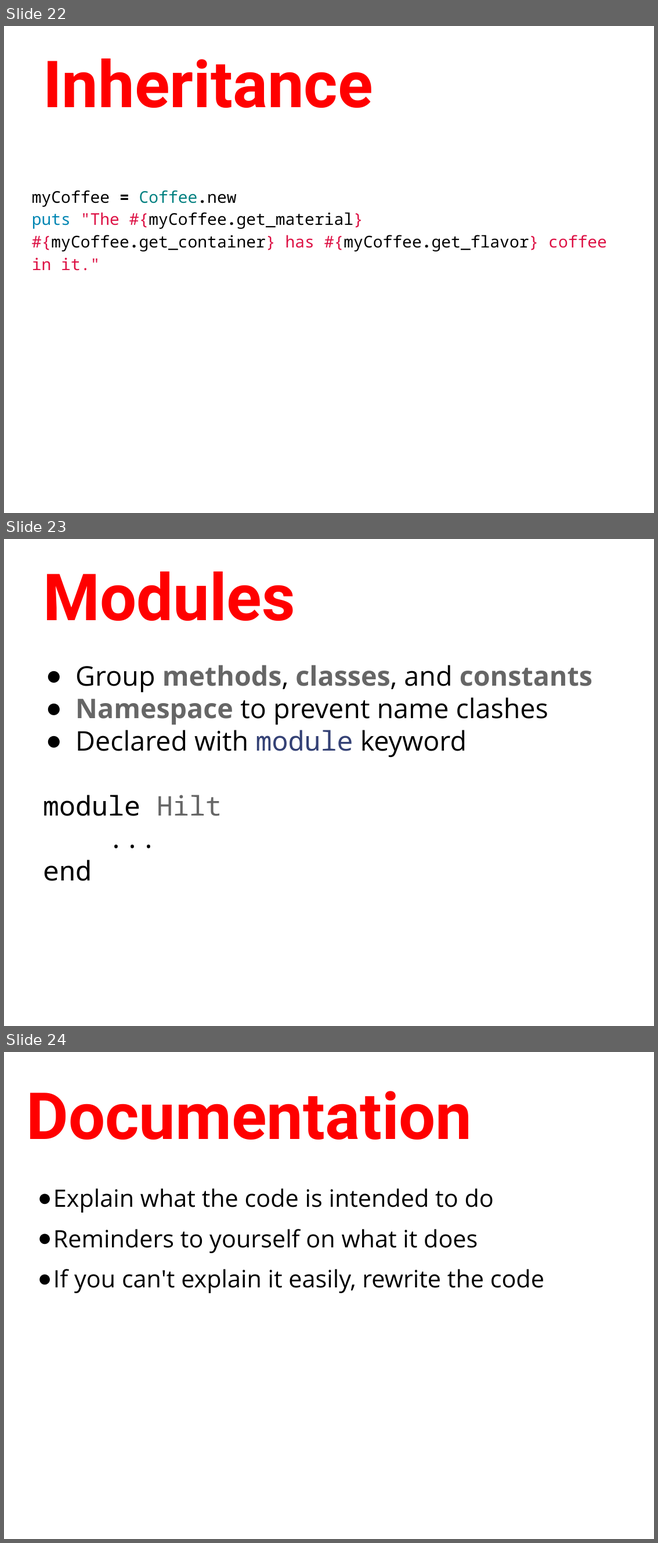
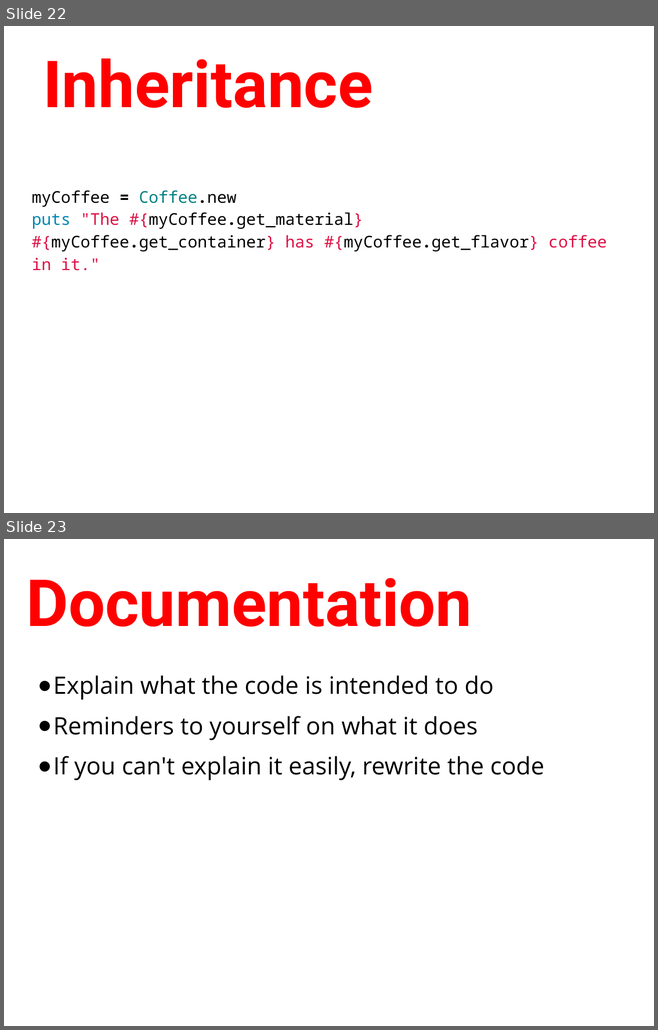
Before and after one commit to humanitiesprogramming/slides, a slide deck: HILT - Programming Concepts III.pptx. Shown one above the other, each under a label of ours: slides 22, 23 and 24 before the commit, slides 22 and 23 after it. The pictures are 658x1543 and 658x1030 pixels, drawn with LibreOffice and Linux fonts; fonts in the diff are those of the drawing. Boxes give left, top, right and bottom in pixels: in the first picture for what was removed or moved away, otherwise in the second. Text is boxed around its words. In the diff, an @@ line names an element or a change of style, - is before the commit and + after.

```diff
--- a/HILT - Programming Concepts III.pptx
+++ b/HILT - Programming Concepts III.pptx
@@ slide 23 removed at (x1=4, y1=539, x2=654, y2=1026), background #FFFFFF @@
@@ title removed at (x1=43, y1=571, x2=295, y2=621) @@
-Modules
@@ text removed at (x1=43, y1=665, x2=592, y2=881) @@
-● Group methods, classes, and constants
-● Namespace to prevent name clashes
-● Declared with module keyword
-module Hilt
-...
-end
@@ what was slide 24 is now slide 23 @@
```
Also in this commit, not shown: 1 slide changed, 2 other slides removed, 5 other files.
